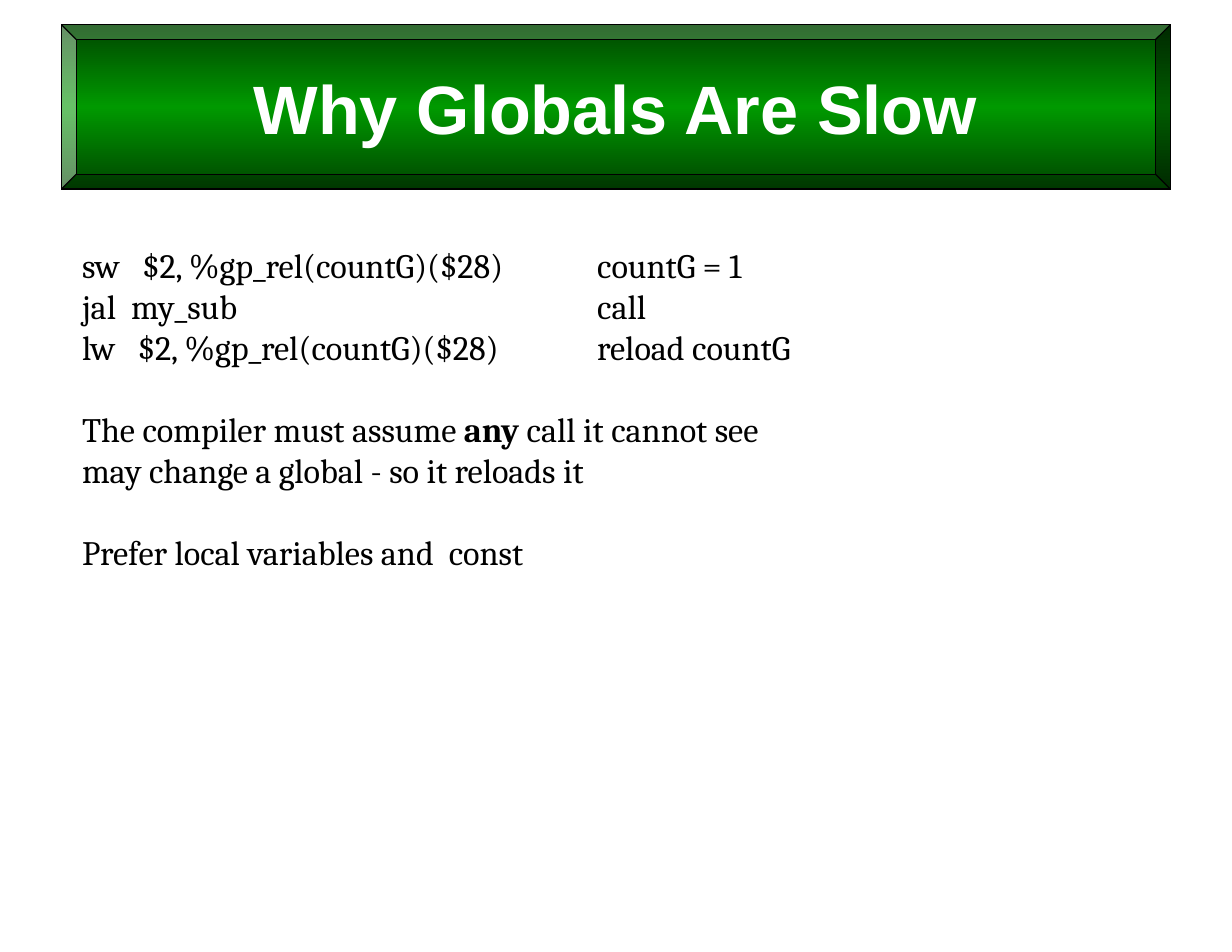
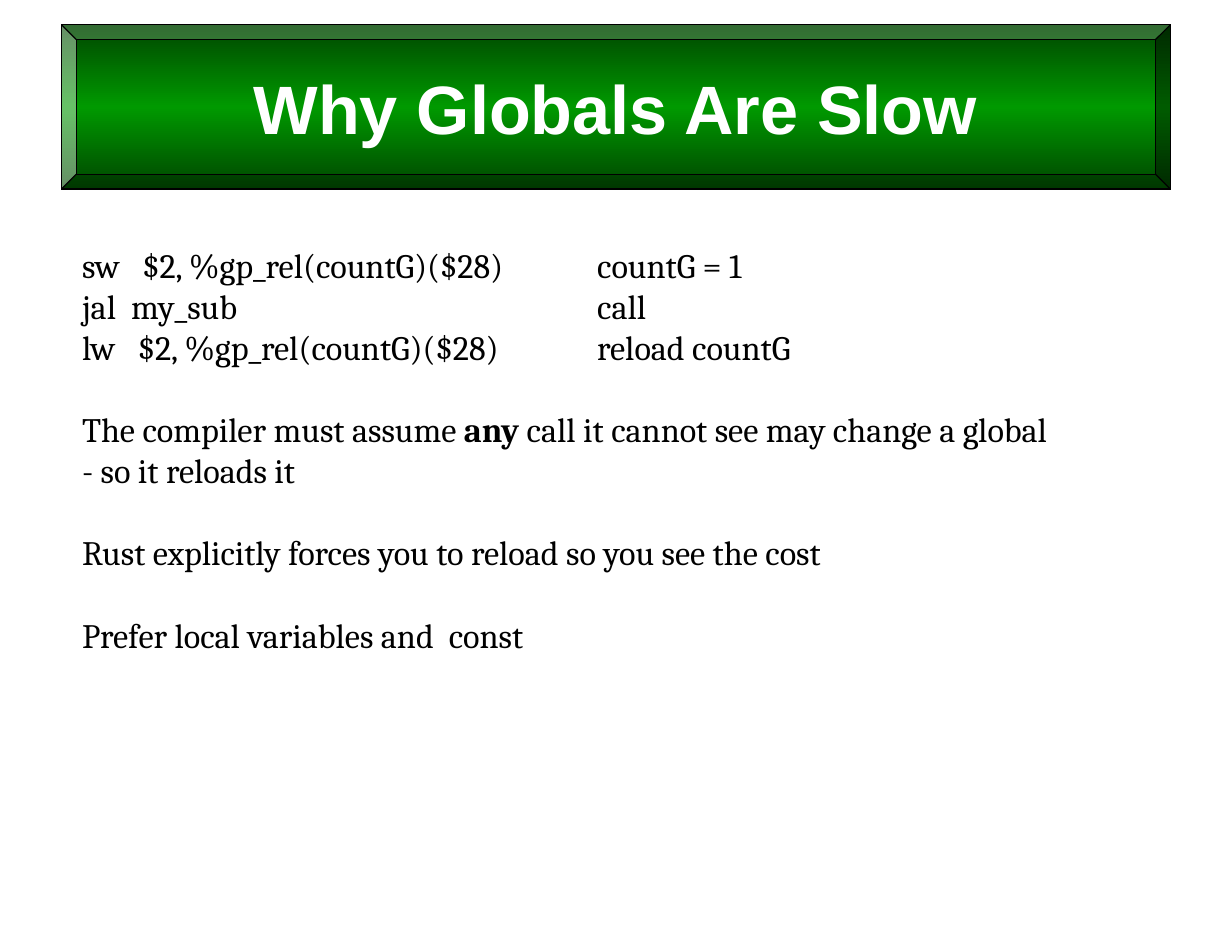
Before and after one commit to billswartz7/IntroToProgramming, a slide deck: slide 65 of Slides/L10_Scope-and-Persistence.pptx (slide 59 before the commit). Drawn at 1232x952 pixels with LibreOffice and Linux fonts; fonts in the diff are those of the drawing. Boxes give left, top, right and bottom in pixels: in the first picture for what was removed or moved away, otherwise in the second. Text is boxed around its words. In the diff, an @@ line names an element or a change of style, - is before the commit and + after.

```diff
--- a/Slides/L10_Scope-and-Persistence.pptx
+++ b/Slides/L10_Scope-and-Persistence.pptx
@@ text at (82, 418, 1047, 573): text changed @@
-The compiler must assume any call it cannot see
-may change a global - so it reloads it
+The compiler must assume any call it cannot see may change a global - so it reloads it
+Rust explicitly forces you to reload so you see the cost
```
Also in this commit, not shown: 44 other slides changed, 6 slides added, 13 other files.
